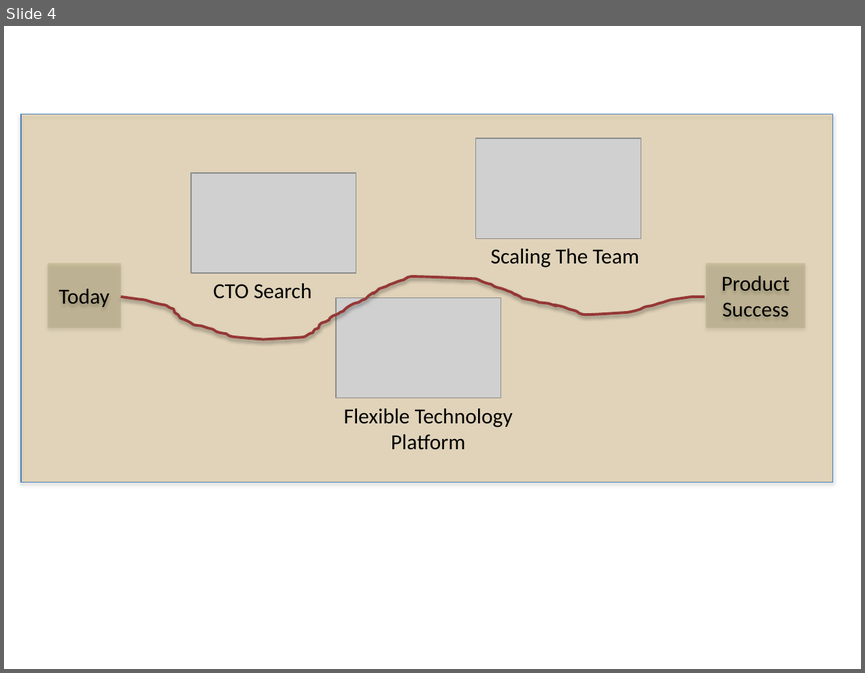
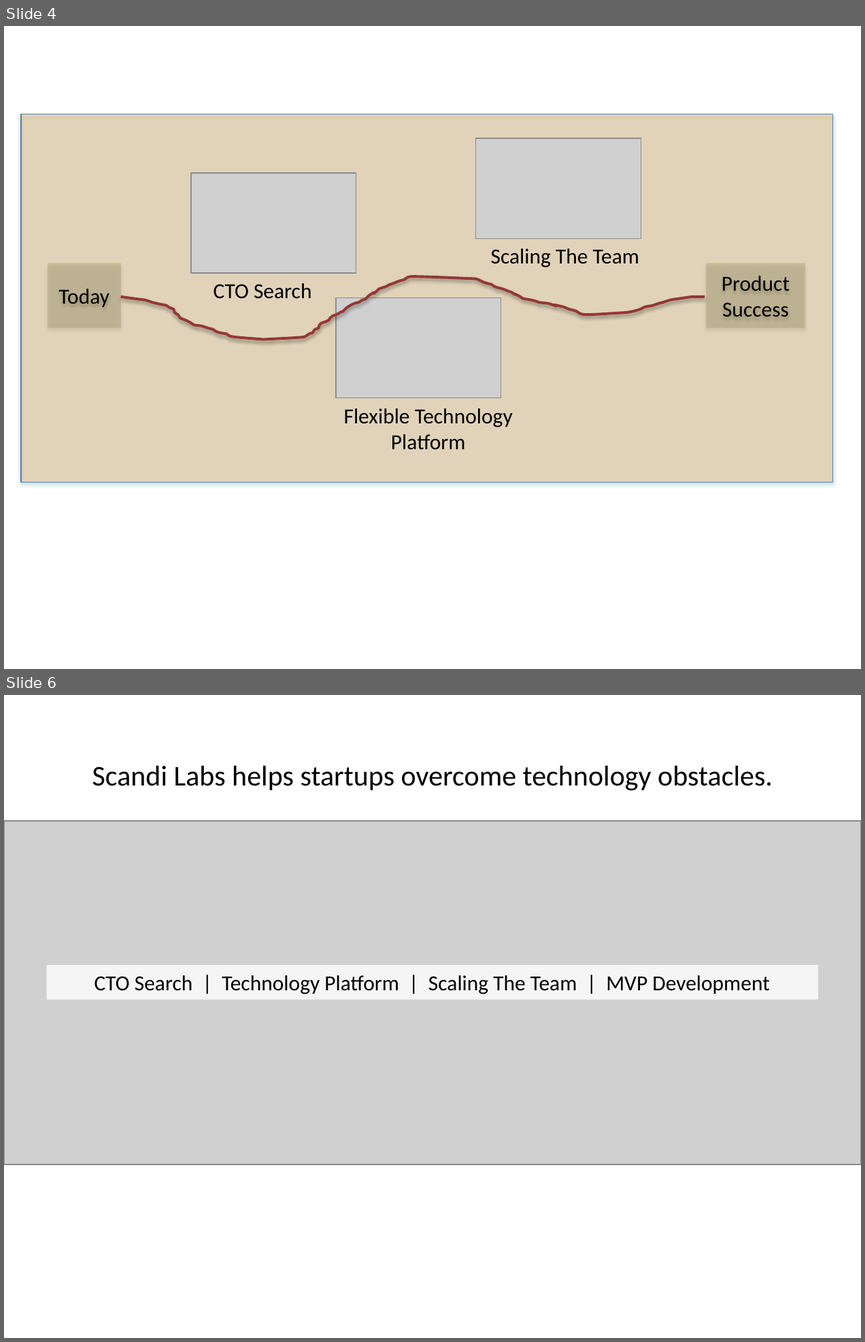
Before and after one commit to scandilabs/scandilabs.com, a slide deck: SL_website_components.pptx. Shown one above the other, each under a label of ours: slide 4 before the commit, slides 4 and 6 after it; the slides between them are not shown. The pictures are 865x673 and 865x1342 pixels, drawn with LibreOffice and Linux fonts; fonts in the diff are those of the drawing; grey boxes stand for pictures. Boxes give left, top, right and bottom in pixels: in the first picture for what was removed or moved away, otherwise in the second. Text is boxed around its words. In the diff, an @@ line names an element or a change of style, - is before the commit and + after.

```diff
--- a/SL_website_components.pptx
+++ b/SL_website_components.pptx
@@ slide 6 added at (4, 695, 861, 1338), background #FFFFFF @@
@@ title added at (92, 765, 772, 791), 24 pt, text #000000 @@
+Scandi Labs helps startups overcome technology obstacles.
@@ picture added at (4, 821, 861, 1164) @@
@@ rectangle added at (47, 965, 818, 999), fill #FFFFFF at 79% opacity, 18 pt, text #000000 @@
+CTO Search | Technology Platform | Scaling The Team | MVP Development
```
Also in this commit, not shown: 1 other slide added, 4 other files.
